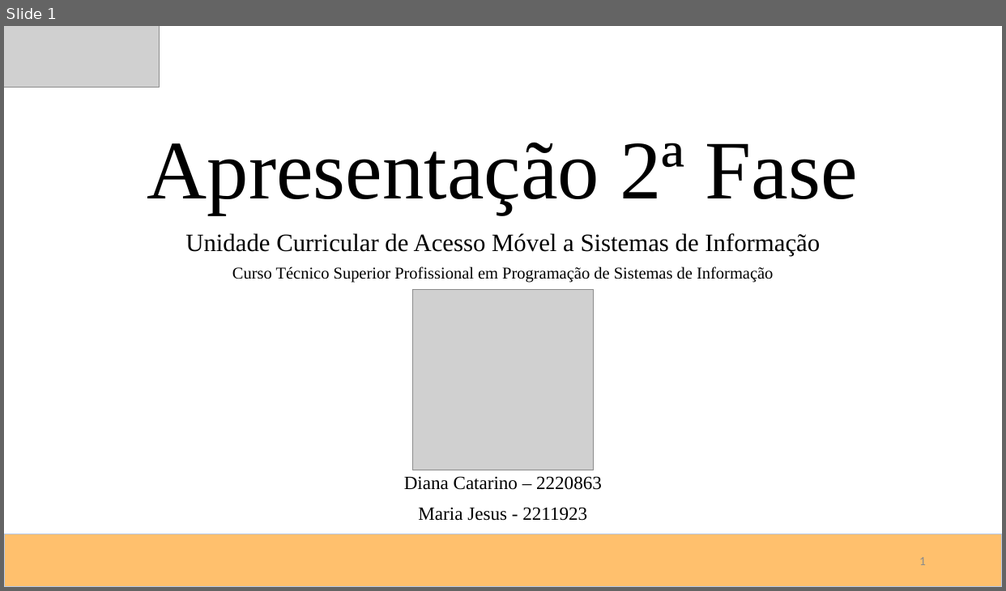
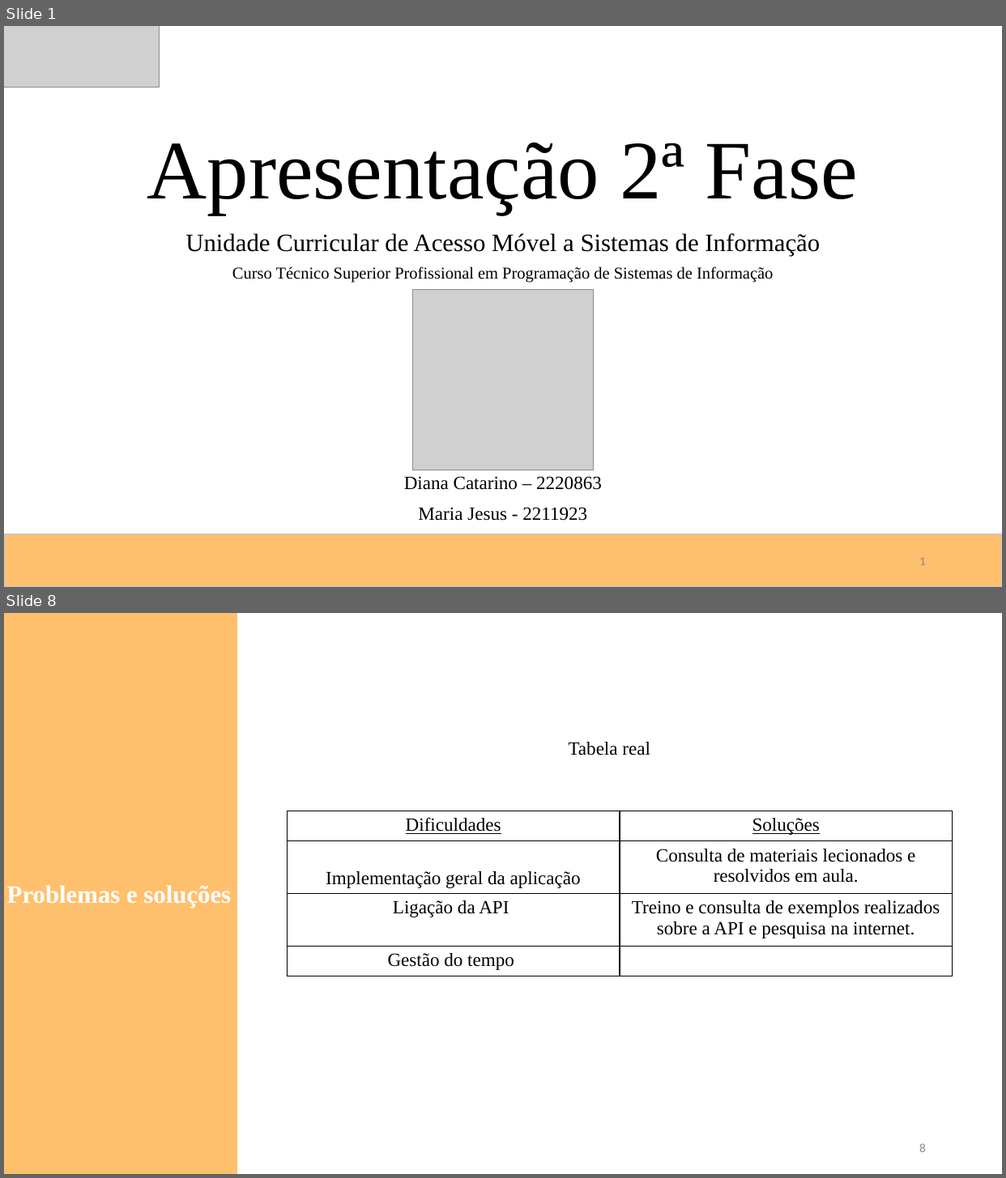
Before and after one commit to dianacatarino/PSI_AMSI_202324, a slide deck: doc/Apresentação 2ª Fase.pptx. Shown one above the other, each under a label of ours: slide 1 before the commit, slides 1 and 8 after it; the slides between them are not shown. The pictures are 1006x591 and 1006x1178 pixels, drawn with LibreOffice and Linux fonts; fonts in the diff are those of the drawing; grey boxes stand for pictures. Boxes give left, top, right and bottom in pixels: in the first picture for what was removed or moved away, otherwise in the second. Text is boxed around its words. In the diff, an @@ line names an element or a change of style, - is before the commit and + after.

```diff
--- a/doc/Apresentação 2ª Fase.pptx
+++ b/doc/Apresentação 2ª Fase.pptx
@@ slide 8 added at (x1=4, y1=613, x2=1002, y2=1174), background #FFFFFF @@
@@ rectangle added at (x1=4, y1=613, x2=236, y2=1174), fill #FFC06D, outline #FFC06D 1 pt @@
@@ text added at (x1=569, y1=742, x2=650, y2=756), 18 pt, text #000000 @@
+Tabela real
@@ table added at (x1=287, y1=811, x2=952, y2=976), 4 rows, 2 columns @@
+Dificuldades | Soluções
+Implementação geral da aplicação | Consulta de materiais lecionados e resolvidos em aula.
+Ligação da API | Treino e consulta de exemplos realizados sobre a API e pesquisa na internet.
+Gestão do tempo | 
@@ text added at (x1=7, y1=885, x2=231, y2=908), 24 pt, text #FFFFFF, bold @@
+Problemas e soluções
@@ page number added at (x1=919, y1=1144, x2=926, y2=1152), 12 pt, text #8C8C8C @@
+8
```
Also in this commit, not shown: 1 slide changed, 9 other slides added.
